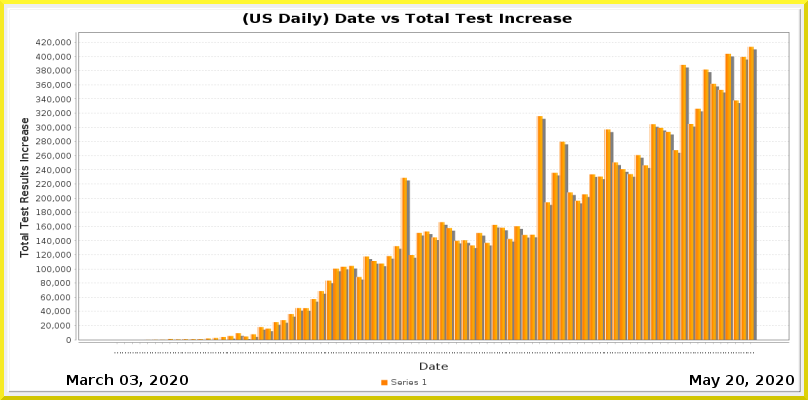
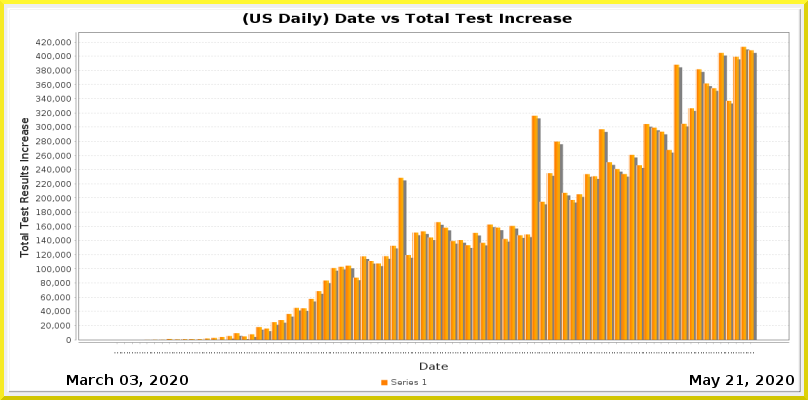
Layers edited between the first and the second 808 × 400 image:
painted on "Current Date" over (736, 375, 744, 385)
painted on "Date_vs_TestIncrease.png" over (36, 46, 790, 354)
